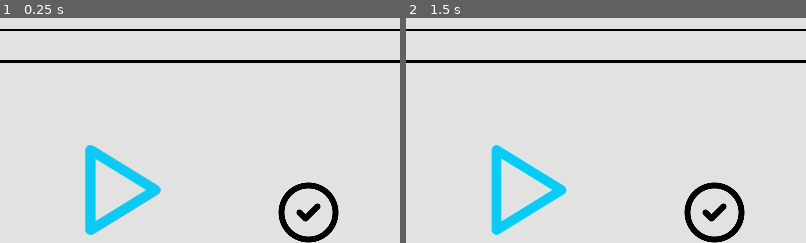
Above: before the commit, frames 1-2 (left to right).
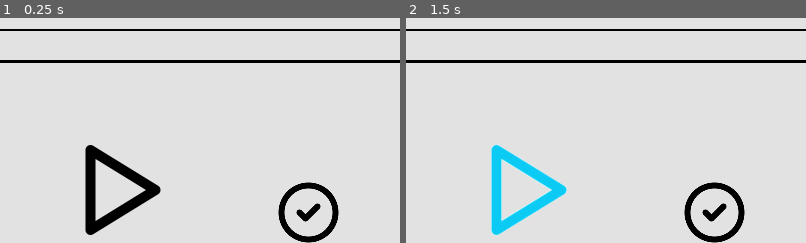
Above: after the commit, the same moments.

Repository: Sniggiho/COMP225-Reluna
Game: Godot game, scene res://Scenes/firstScene.tscn
The game is run twice, just before and just after one commit, with the same random seed, the same clock (stepped at 60 frames per second) and the same inputs.
Inputs (mouse positions are % of the whole screen's width and height, from its top left):
- Up to frame 1 (0.25 s): no input
- Up to frame 2 (1.5 s): click (49, 76) at 0.5 s; click (49, 76) at 1.25 s
The pictures show only the part of the screen within x 34-84%, y 38-88%; the shares and areas given below are measured in that part.

The runs differ from the first frame. In frame 1, 2.7% of the frame differs, in the area x 21-41%, y 56-97%; in frame 2, nothing differs.
Error in both runs: Invalid assignment of index '0' (on base: 'Array') with value of type 'bool'. (res://Scenes/LevelManager/LevelManager.gd:82)

Commit message:
quick commit before changing note to control node

Diff:
--- a/Project/Scenes/LevelManager/LevelManager.gd
+++ b/Project/Scenes/LevelManager/LevelManager.gd
@@ -234,3 +234,6 @@
 
 func _on_return_button_pressed():
 	SceneTransition.change_scene(GLevelData.prevScene)
+
+func getTuneCreator() -> TuneCreator:
+	return _tuneCreator
--- a/Project/Scenes/Note/Note.gd
+++ b/Project/Scenes/Note/Note.gd
@@ -8,6 +8,7 @@
 
 @export var defaultColor : Color = Color("000000")
 @export var selectedColor : Color = Color("e24c59")
+@export var focusedColor : Color = Color("0bccf4")
 
 var selectable : bool = true
 var selected : bool = false
@@ -27,7 +28,7 @@
 
 # Called every frame. 'delta' is the elapsed time since the previous frame.
 func _process(_delta):
-	pass
+	focusedNote()
 
 func centsToRatio(cents) -> float:
 	return pow(2, cents/1200.0)
@@ -151,6 +152,12 @@
 		add_child(noteLabel)
 
 		_timerDeleteRoutine()
+
+func focusedNote() -> void:
+	if $Button.has_focus():
+		sprite.modulate = focusedColor
+	else:
+		_changeColor()
 
 # If timer doesn't exist, create it and set parameters
 # Connect it to the function that deletes the texts and the timer itself
--- a/Project/Scenes/firstScene.gd
+++ b/Project/Scenes/firstScene.gd
@@ -1,18 +1,54 @@
 extends Node2D
 
 @onready var playButton = $PlayButton
+@onready var returnButton = $ReturnButton
+@onready var hintButton = $HintButton
+@onready var checkButton = $CheckButton
+@onready var middleNote = len(GLevelData.notes) / 2
+@onready var currNote = middleNote
+@onready var notes = $LevelManager.getTuneCreator().getListOfNotes()
 var attempts
 var firstFocused = false
 func _ready():
-	playButton.grab_focus()
+	#give focus to the middle note
+	playButton.focus_neighbor_top = playButton.get_path_to(returnButton)
+	returnButton.focus_neighbor_bottom = returnButton.get_path_to(playButton)
+
 
 ## change to previous scene when escape button is hit
 func _input(event):
 	if event.is_action_pressed("ui_cancel"):
 		SceneTransition.change_scene(GLevelData.prevScene)
+	if firstFocused == false and (event.is_action_pressed("ui_left") or event.is_action_pressed("ui_right") or event.is_action_pressed("ui_up") or event.is_action_pressed("ui_down")):
+		firstFocused = true
+		playButton.grab_focus()
+
 
 func _on_play_button_pressed():
 	$MusicStaff.playBar.play()
 func numAttempts() -> int:
+	return 1
 
-	return 1
+
+
+func navigateBetweenNotes(event) -> void:
+	## set left and right neighbor
+	## if they are out of bounds of the note array
+	## make sure that the focus does not change
+	#if focus is on the music bar
+	if !playButton.has_focus() and !returnButton.has_focus() and !hintButton.has_focus() and !checkButton.has_focus():
+		if event.is_action_pressed("ui_left") and currNote != 0:
+			#update currNote and give focus to it
+			currNote = currNote - 1
+			notes[currNote].get_node('Button').grab_focus()
+			print(notes[currNote].get_node('Button').grab_focus())
+		# check for being at the right bound
+		if event.is_action_pressed("ui_right") and currNote != len(notes)-1:
+			#update currNote and give focus to it
+			currNote = currNote + 1
+			notes[currNote].get_node('Button').grab_focus()
+			print(notes[currNote].get_node('Button').grab_focus())
+		if event.is_action_pressed("ui_up"):
+			returnButton.grab_focus()
+		if event.is_action_pressed("ui_down"):
+			playButton.grab_focus()
--- a/Project/Scenes/firstScene.tscn
+++ b/Project/Scenes/firstScene.tscn
@@ -40,6 +40,7 @@
 scale = Vector2(0.399999, 0.399999)
 texture_normal = ExtResource("3_fgehq")
 texture_hover = ExtResource("4_peq4r")
+texture_focused = ExtResource("4_peq4r")
 
 [node name="PlayButton" type="TextureButton" parent="."]
 offset_left = 659.0
